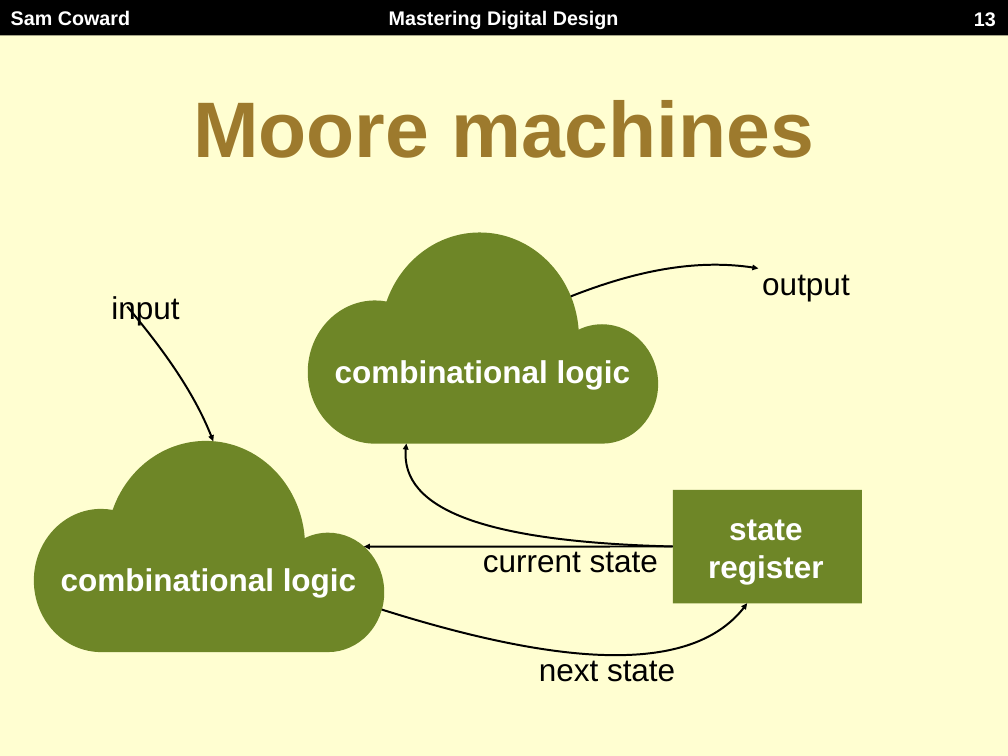
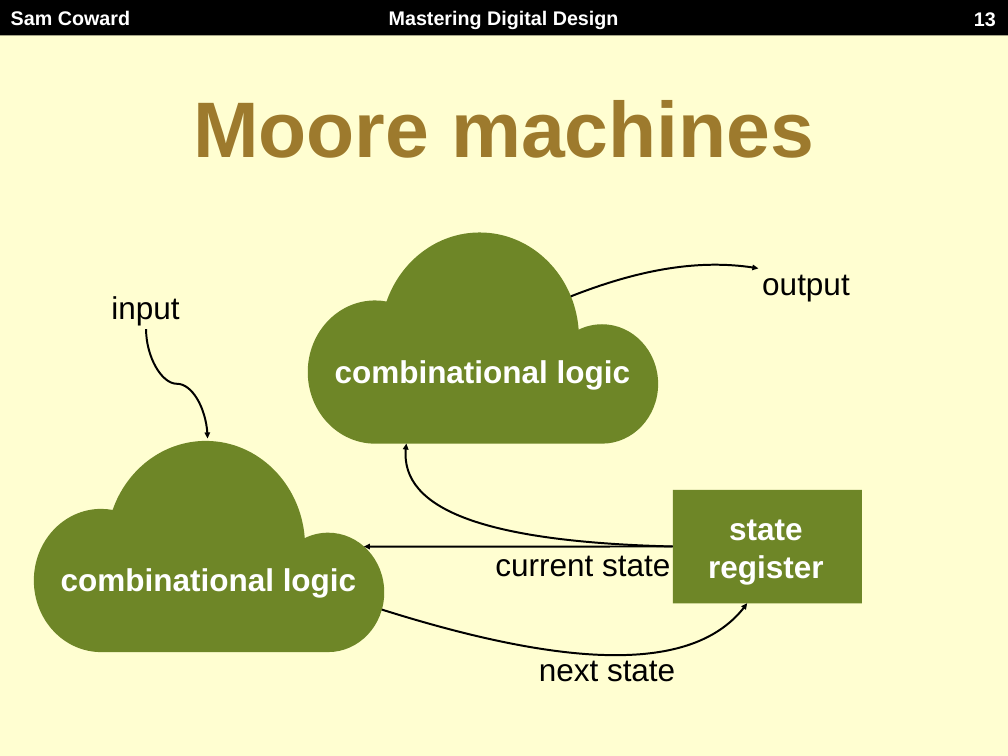
Before and after one commit to Mastering-Digital-Design/Lab-Module, a slide deck: slide 13 of lectures/lecture3.pptx. Drawn at 1008x756 pixels with LibreOffice and Linux fonts; fonts in the diff are those of the drawing. Boxes give left, top, right and bottom in pixels: in the first picture for what was removed or moved away, otherwise in the second. Text is boxed around its words. In the diff, an @@ line names an element or a change of style, - is before the commit and + after.

```diff
--- a/lectures/lecture3.pptx
+++ b/lectures/lecture3.pptx
@@ freeform shape removed at [127,306,213,441] @@
@@ curved arrow added from (146, 329) to (208, 439), #000000 2 pt @@
@@ text "current state" rewrapped from [483,547,658,573] to [495,555,670,577] @@
```
Also in this commit, not shown: 21 other slides changed, 2 other files.
